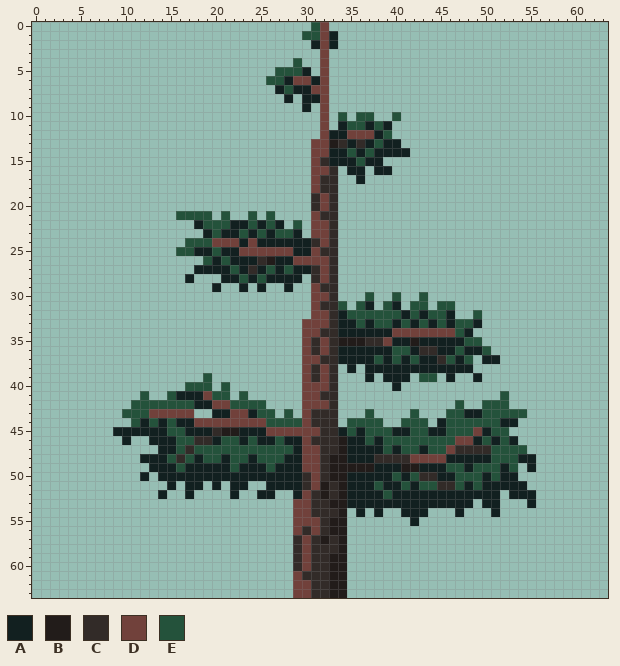
Two states of a pixel-art file, src/assets/environment/tree.ase. The first picture shows the starting point.
64x64 pixels, 1 frame.
Visible layers, top first: "Layer 1", "Layer 2", "Layer 3".
Palette (. is transparent): A #122020  B #221c1a  C #322b28  D #71413b  E #24523b
Pixels before (only the part around the change), first column x 24:
57 .....CDCBCB.....
58 .....CDCCCB.....
59 .....CDCCBB.....
60 .....CDCCBB.....
61 .....DCCCBB.....
62 .....DDCCBB.....
63 .....DDCCBB.....
After the commit:
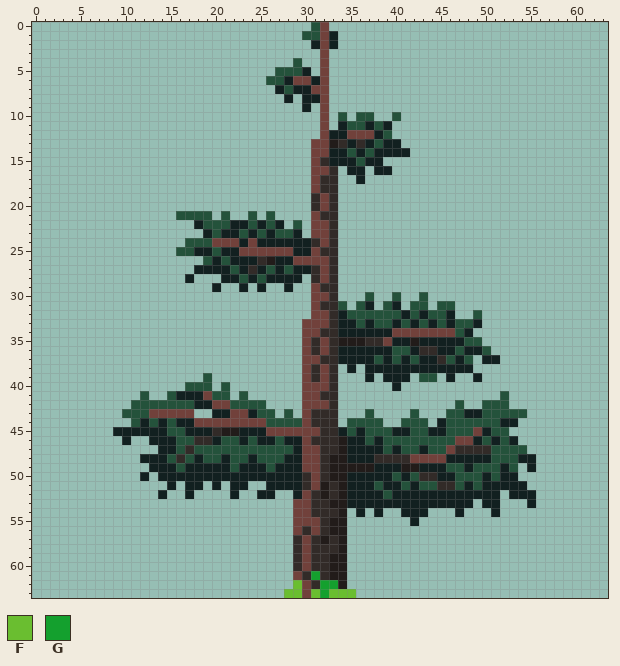
Colours new in this view: F #6abe30  G #14a02e
Changes in this commit:
{"change": "layer \"Layer 4\" added"}
{"where": "layer \"Layer 4\""}
{"y":61,"x":31,"old":"C","new":"G"}
{"y":62,"x":29,"old":"D","new":"F"}
{"y":62,"x":32,"old":"CB","new":"GG"}
{"y":63,"x":28,"old":".D","new":"FF"}
{"y":63,"x":31,"old":"CCBB.","new":"FGFFF"}
{"label":"changed","picture_box":[284,571,356,598]}
